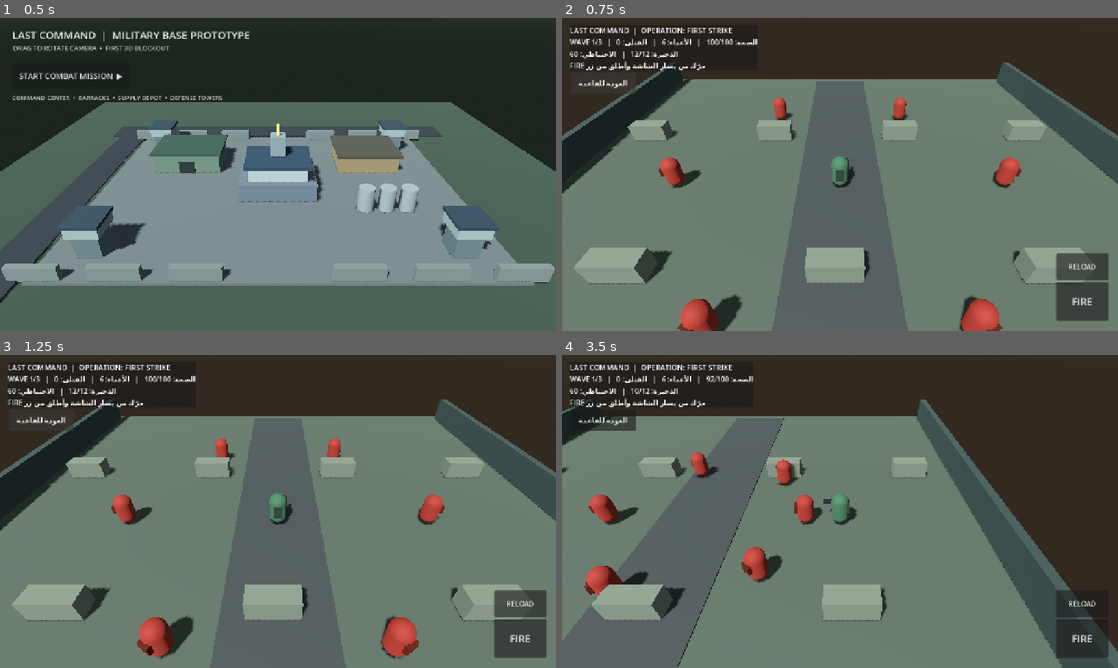
Above: before the commit, frames 1-4 (two rows, left to right).
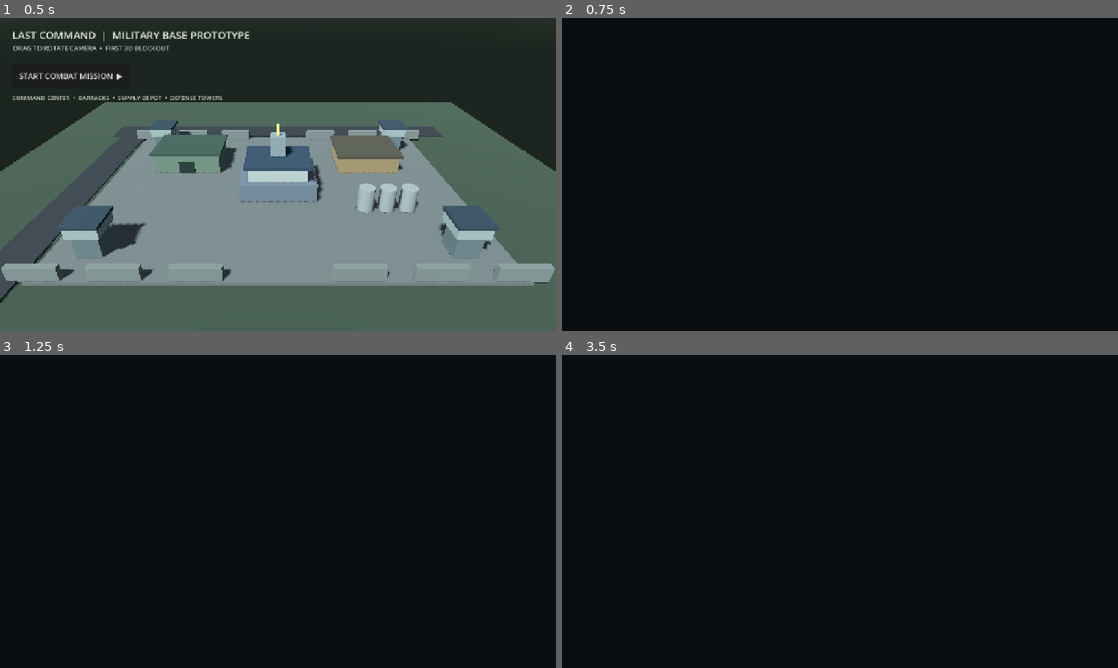
Above: after the commit, the same moments.

Repository: alshwqazf70-svg/last-command-android
Game: Godot game, scene res://scenes/base_preview.tscn
Same seed, same stepped clock (60 frames per second), same inputs: the game is played once before the commit and once after it.
Inputs (mouse positions are in pixels of both pictures, inside the frame that each line leads up to):
- Up to frame 1 (0.5 s): no input
- Up to frame 2 (0.75 s): click "START COMBAT MISSION ▶" at 0.5 s
- Up to frame 3 (1.25 s): no input
- Up to frame 4 (3.5 s): tap Enter (ui_accept) at 1.25, 1.52 s; move the mouse to (962, 495) at 1.27 s; hold Right (ui_right) 1.28-2 s; click (962, 495) at 1.42 s; drag from (728, 527) to (812, 574) at 2.02 s; move the mouse to (895, 442) at 2.77 s; hold Right (ui_right) from 2.78 s (still down)

Frame 1 is identical in both runs. In frame 2, 98% of the frame differs, in the area x 0-100%, y 0-100%; in frame 3, 98%; in frame 4, 99%.
Error after the commit: Parse Error: Expected new line after "\". (res://scripts/mission.gd:199)

Commit message:
Improve combat feedback and touch HUD

Diff:
--- a/project/scripts/mission.gd
+++ b/project/scripts/mission.gd
@@ -14,6 +14,8 @@
 var ammo := MAGAZINE_SIZE
 var reserve_ammo := 60
 var reload_timer := 0.0
+var hit_marker_timer := 0.0
+var hit_marker_label: Label
 var joystick_touch := -1
 var joystick_origin := Vector2.ZERO
 var joystick_vector := Vector2.ZERO
@@ -194,7 +196,7 @@
 func _process(delta: float) -> void:
 	if mission_finished:
 		return
-	fire_cooldown = maxf(0.0, fire_cooldown - delta)
+	fire_cooldown = maxf(0.0, fire_cooldown - delta)\n\tif hit_marker_timer > 0.0:\n\t\thit_marker_timer = maxf(0.0, hit_marker_timer - delta)\n\t\tif hit_marker_timer == 0.0 and hit_marker_label != null:\n\t\t\thit_marker_label.visible = false
 	if reload_timer > 0.0:
 		reload_timer = maxf(0.0, reload_timer - delta)
 		if reload_timer == 0.0:
